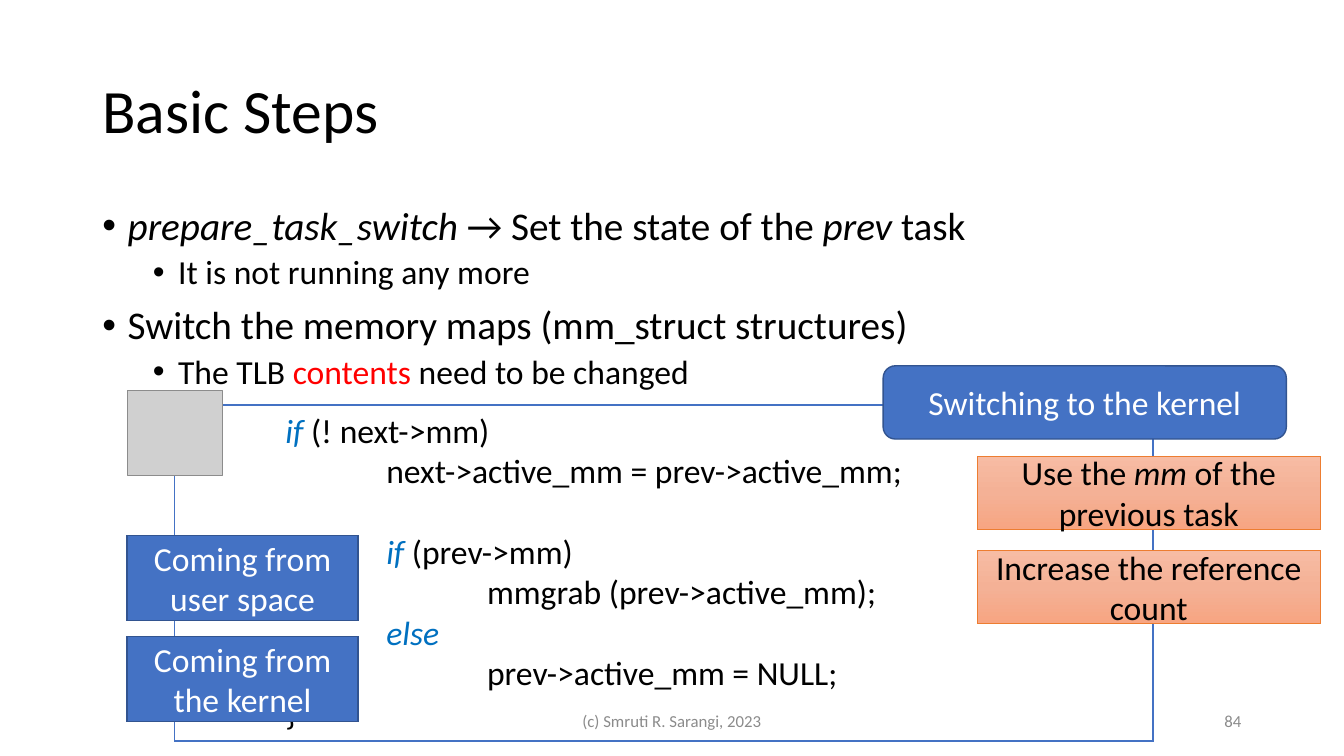
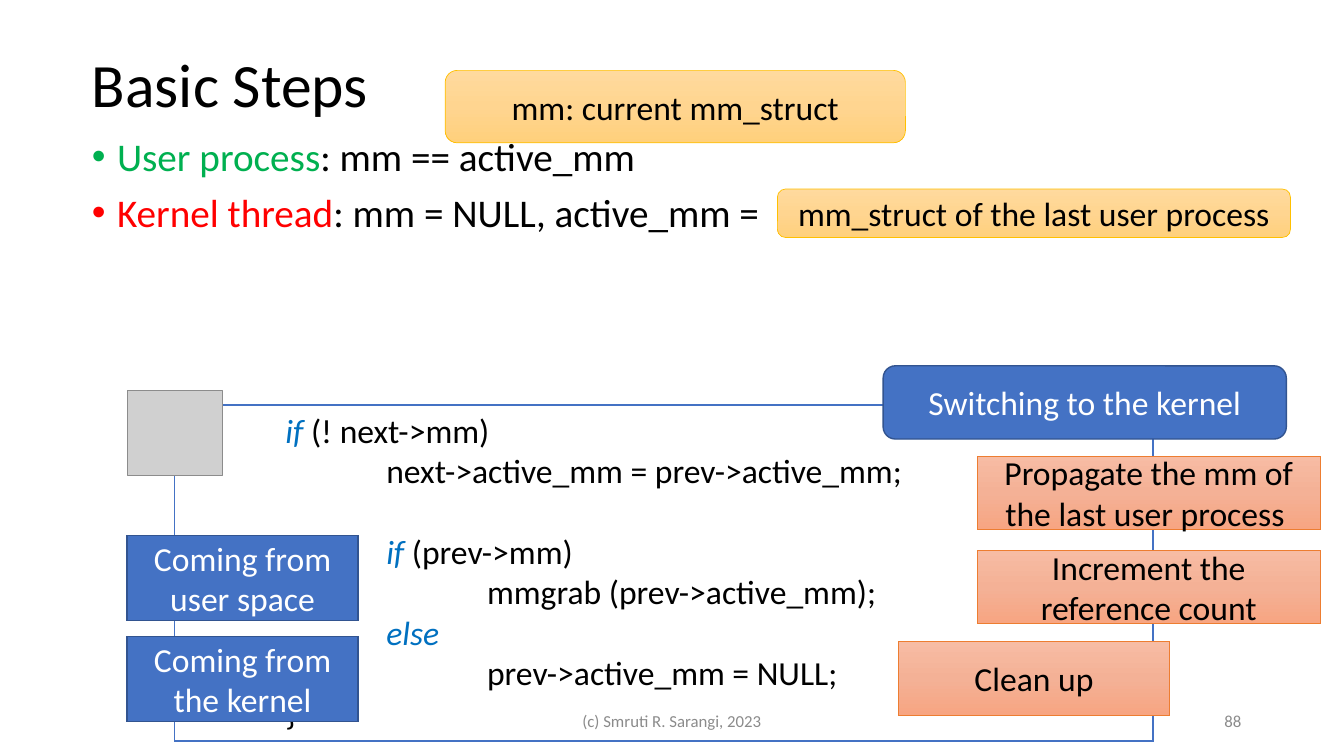
Before and after one commit to srsarangi/srsarangi.github.io, a slide deck: slide 88 of osbook/slides/3.processes.pptx (slide 84 before the commit). Drawn at 1344x756 pixels with LibreOffice and Linux fonts; fonts in the diff are those of the drawing; grey boxes stand for pictures. Boxes give left, top, right and bottom in pixels: in the first picture for what was removed or moved away, otherwise in the second. Text is boxed around its words. In the diff, an @@ line names an element or a change of style, - is before the commit and + after.

```diff
--- a/osbook/slides/3.processes.pptx
+++ b/osbook/slides/3.processes.pptx
@@ title "Basic Steps": place and size @@
-title "Basic Steps" at [102,90,379,143]
+title "Basic Steps" at [92,64,368,117]
@@ rounded rectangle added at [446,71,906,143], fill gradient #FFDB9E to #FFD590 to #FFD07C, outline #FFC000 0.5 pt, 24 pt, text #000000 @@
+mm: current mm_struct
@@ text at [117,138,731,233]: text changed @@
-• prepare_task_switch → Set the state of the prev task
-  • It is not running any more
-• Switch the memory maps (mm_struct structures)
-  • The TLB contents need to be changed
+• User process: mm == active_mm
+• Kernel thread: mm = NULL, active_mm =
@@ rounded rectangle added at [777,190,1291,238], fill gradient #FFDB9E to #FFD590 to #FFD07C, outline #FFC000 0.5 pt, 24 pt, text #000000 @@
+mm_struct of the last user process
@@ text in rectangle at [1004,461,1293,534]: text changed @@
-Use the mm of the previous task
+Propagate the mm of the last user process
@@ text in rectangle at [1041,556,1257,629]: text changed @@
-Increase the reference count
+Increment the reference count
@@ rectangle added at [899,642,1170,716], fill gradient #F7BDA5 to #F5B196 to #F8A582, outline #ED7D31 0.5 pt, 24 pt, text #000000 @@
+Clean up
@@ page number at [1224,715,1241,727]: text changed @@
-84
+88
```
Also in this commit, not shown: 12 other slides changed, 5 slides added, 1 slide removed.
